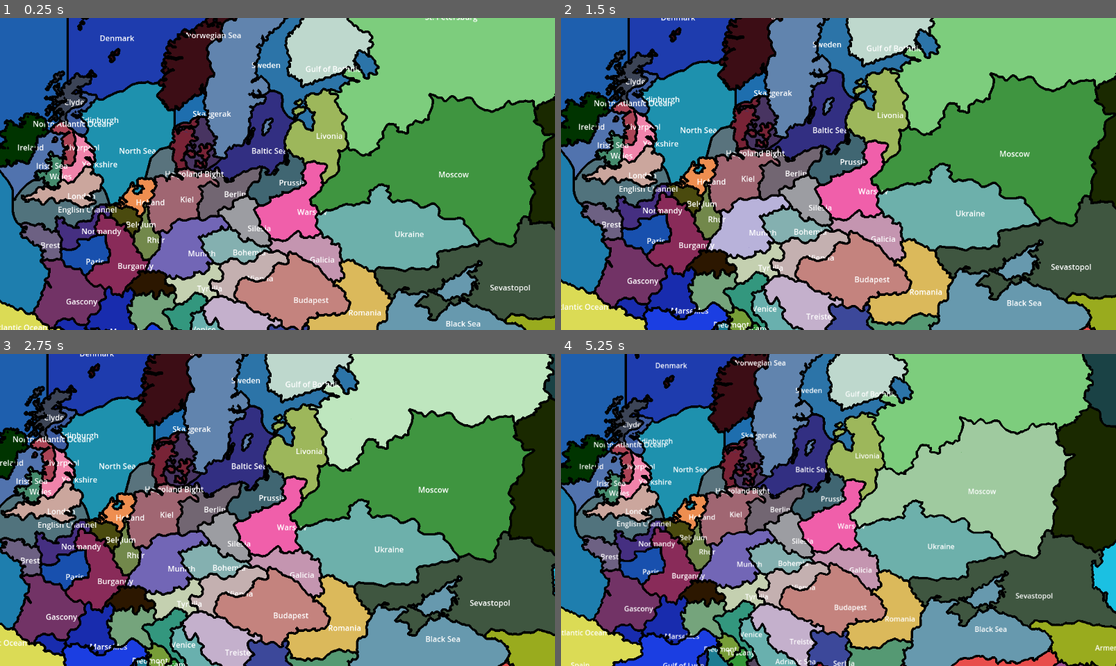
Above: before the commit, frames 1-4 (two rows, left to right).
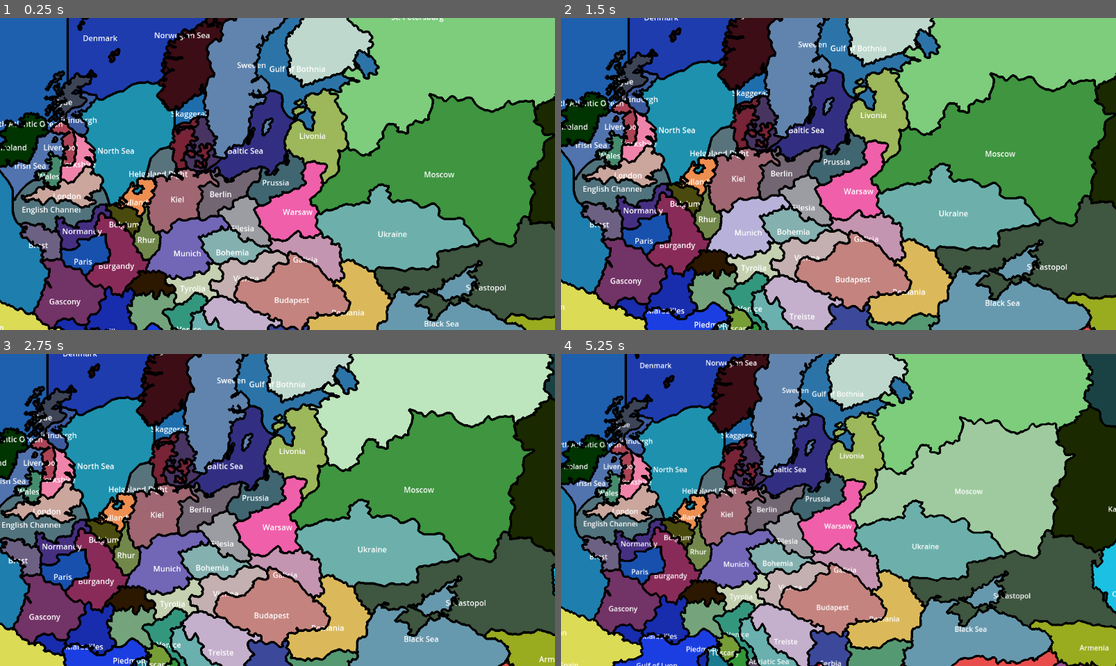
Above: after the commit, the same moments.

Repository: Luckac69/OpenDiplomacy
Game: Godot game, scene res://Scenes/Main.tscn
Two runs of this game, one before a commit and one after it. Both use one fixed random seed, a clock stepped at 60 frames per second and the inputs below.
Inputs (mouse positions are in pixels of both pictures, inside the frame that each line leads up to):
- Up to frame 1 (0.25 s): no input
- Up to frame 2 (1.5 s): tap Enter at 0.5 s; move the mouse to (960, 158) at 0.52 s; hold S (CamaraMoveDown) 0.53-1.25 s; click (960, 158) at 0.67 s; drag from (727, 189) to (810, 236) at 1.27 s
- Up to frame 3 (2.75 s): tap Space at 2 s; move the mouse to (333, 441) at 2.02 s; hold D (CamaraMoveRight) from 2.03 s (still down); click (333, 441) at 2.17 s
- Up to frame 4 (5.25 s): release D (CamaraMoveRight) at 2.75 s; drag from (810, 572) to (672, 463) at 2.77 s; tap Enter at 3.5, 5 s; move the mouse to (1005, 556) at 3.52 s; tap Middle mouse button (CamaraPan) at 3.6 s; click (1005, 556) at 3.67 s; tap Space at 4.25 s; drag from (672, 463) to (755, 432) at 4.27 s; move the mouse to (866, 510) at 5.02 s; tap Mouse wheel down (CamaraZoomOut) at 5.1 s; click (866, 510) at 5.17 s

The runs differ from the first frame. In frame 1, 4.1% of the frame differs, in the area x 0-96%, y 0-100%; in frame 2, 4.1%; in frame 3, 4.1%; in frame 4, 4.4%, in the area x 0-100%, y 2-100%.

Commit message:
well the names aren't in the *right* place, but its a temp thing, I gota move on

Diff:
--- a/Scenes/Main.gd
+++ b/Scenes/Main.gd
@@ -34,6 +34,74 @@
 
 	return center / numPoints
 
+## Function to check if a point is inside a polygon
+#func is_point_in_polygon(point: Vector2, polygon: Array) -> bool:
+#	var inside = false
+#	var n = polygon.size()
+#	for i in range(n):
+#		var j = (i + 1) % n
+#		if ((polygon[i].y > point.y) != (polygon[j].y > point.y)) and (point.x < (polygon[j].x - polygon[i].x) * (point.y - polygon[i].y) / (polygon[j].y - polygon[i].y) + polygon[i].x):
+#			inside = !inside
+#	return inside
+#
+## Function to calculate the distance to the edges of the polygon
+#func distance_to_polygon_edges(point: Vector2, polygon: Array) -> float:
+#	var min_distance = INF
+#	for i in range(polygon.size()):
+#		var j = (i + 1) % polygon.size()
+#		var edge_start = polygon[i]
+#		var edge_end = polygon[j]
+#		var edge_vector = edge_end - edge_start
+#		var edge_length = edge_vector.length()
+#
+#		if edge_length == 0:
+#			continue
+#
+#		var t = clamp(((point - edge_start).dot(edge_vector)) / (edge_length * edge_length), 0, 1)
+#		var closest_point = edge_start + edge_vector * t
+#		var distance = point.distance_to(closest_point)
+#
+#		min_distance = min(min_distance, distance)
+#	return min_distance
+#
+## Function to find the pole of inaccessibility for a list of polygon objects
+#func find_poles_of_inaccessibility(polygons: Array, sample_count: int = 1000) -> Array:
+#	var poles = []
+#
+#	for polygon in polygons:
+#		# Assuming polygon has a method or property to get its points
+#		var polygon_points = polygon.get_points()  # Adjust this line based on your polygon object
+#
+#		var best_point = Vector2()
+#		var max_min_distance = -1.0
+#
+#		# Calculate bounding box for sampling
+#		var min_x = polygon_points[0].x
+#		var max_x = polygon_points[0].x
+#		var min_y = polygon_points[0].y
+#		var max_y = polygon_points[0].y
+#
+#		for point in polygon_points:
+#			min_x = min(min_x, point.x)
+#			max_x = max(max_x, point.x)
+#			min_y = min(min_y, point.y)
+#			max_y = max(max_y, point.y)
+#
+#		for i in range(sample_count):
+#			var sample_point = Vector2(randf_range(min_x, max_x), randf_range(min_y, max_y))
+#			if is_point_in_polygon(sample_point, polygon_points):
+#				var distance = distance_to_polygon_edges(sample_point, polygon_points)
+#				if distance > max_min_distance:
+#					max_min_distance = distance
+#					best_point = sample_point
+#
+#		poles.append(best_point)
+#
+#	return poles
+
+
+#####################################3
+
 func load_regions():
 	var image = mapImage.get_texture().get_image()
 	var pixel_color_dict = get_pixel_color_dict(image)
@@ -48,12 +116,13 @@
 		var bitmap = get_bitmap(image, region_color, pixel_color_dict)
 		var polygons = bitmap.opaque_to_polygons(Rect2(Vector2(0,0), bitmap.get_size()), 0.1)
 
-		region.center = _getPolygonCenter(polygons)
+		region.center = _getPolygonCenter(polygons);
 
 		var region_name = Label.new()
 		region_name.text = region.region_name
 		region_name.vertical_alignment = VERTICAL_ALIGNMENT_FILL
 		region_name.horizontal_alignment = HORIZONTAL_ALIGNMENT_LEFT
+		region.center.x -= region_name.text.length() * 5 #move name to the left a little, since text goes to the right
 		region_name.position = region.center
 		region_name.anchor_bottom = true
 		region.add_child(region_name)
--- a/Scenes/army.tscn
+++ b/Scenes/army.tscn
@@ -14,7 +14,6 @@
 shader_parameter/use_different_texture = true
 
 [sub_resource type="CompressedTexture2D" id="CompressedTexture2D_8omp6"]
-load_path = "res://.godot/imported/BritishFlag.png-3d72d2f3d450c9779b8e02828845baea.ctex"
 
 [node name="Army" type="Node2D"]
 material = SubResource("ShaderMaterial_yjw0f")
--- a/Scenes/region_area.gd
+++ b/Scenes/region_area.gd
@@ -3,10 +3,13 @@
 var region_name : String
 var armyPlacement : Vector2
 var center : Vector2
+var lable
 
 
 
-
+func onready():
+	lable.position = center
+	pass
 
 
 
